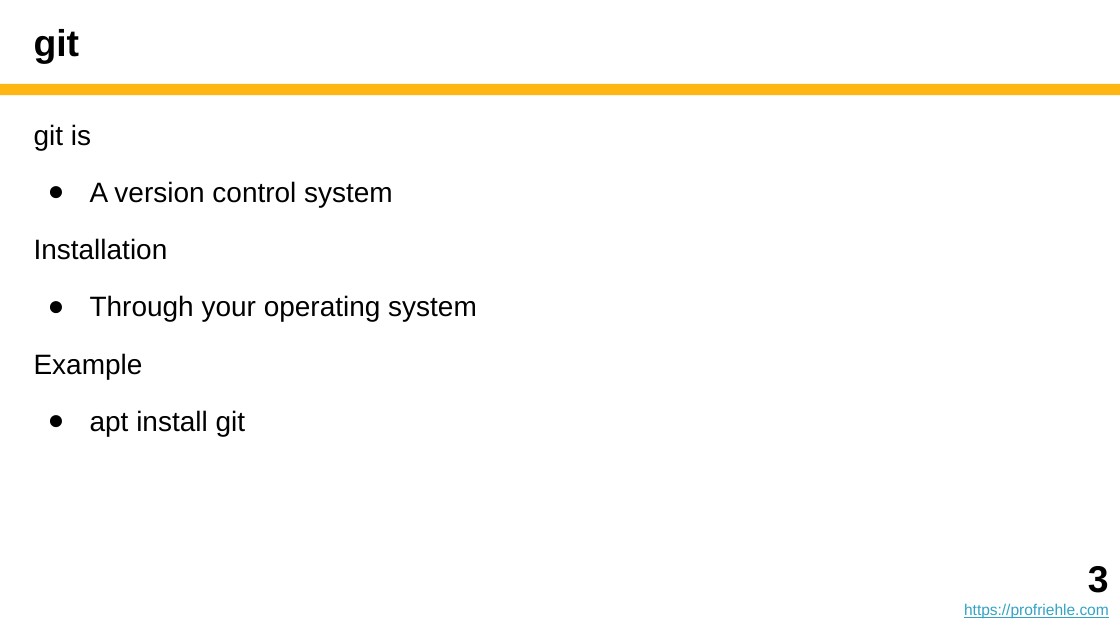
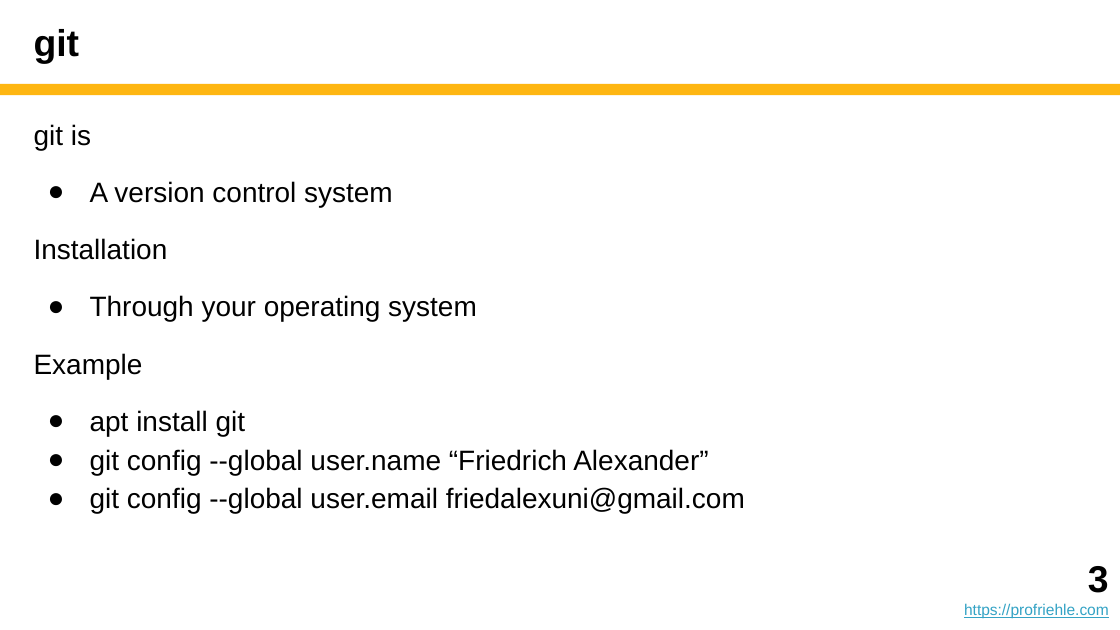
Before and after one commit to dirkriehle/adap-course, a slide deck: slide 3 of Lecture slides/ADAP A02 - Programming Setup.pptx. Drawn at 1120x630 pixels with LibreOffice and Linux fonts; fonts in the diff are those of the drawing. Boxes give left, top, right and bottom in pixels: in the first picture for what was removed or moved away, otherwise in the second. Text is boxed around its words. In the diff, an @@ line names an element or a change of style, - is before the commit and + after.

```diff
--- a/Lecture slides/ADAP A02 - Programming Setup.pptx
+++ b/Lecture slides/ADAP A02 - Programming Setup.pptx
@@ text at <box>90,449,745,513</box>: paragraphs added @@
+● git config --global user.name “Friedrich Alexander”
+● git config --global user.email friedalexuni@gmail.com
```
Also in this commit, not shown: 1 other slide changed, 1 slide added, 1 other file.
